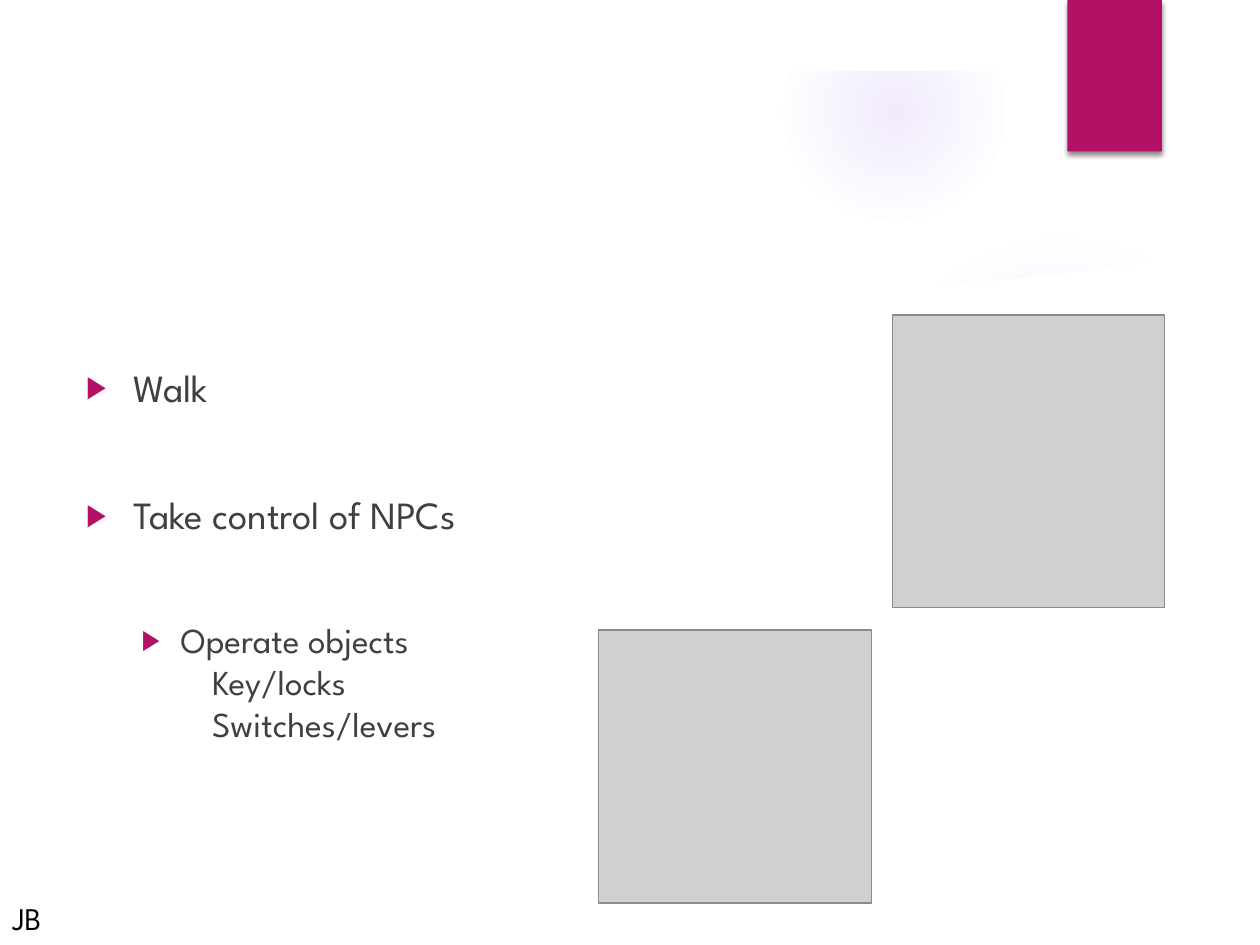
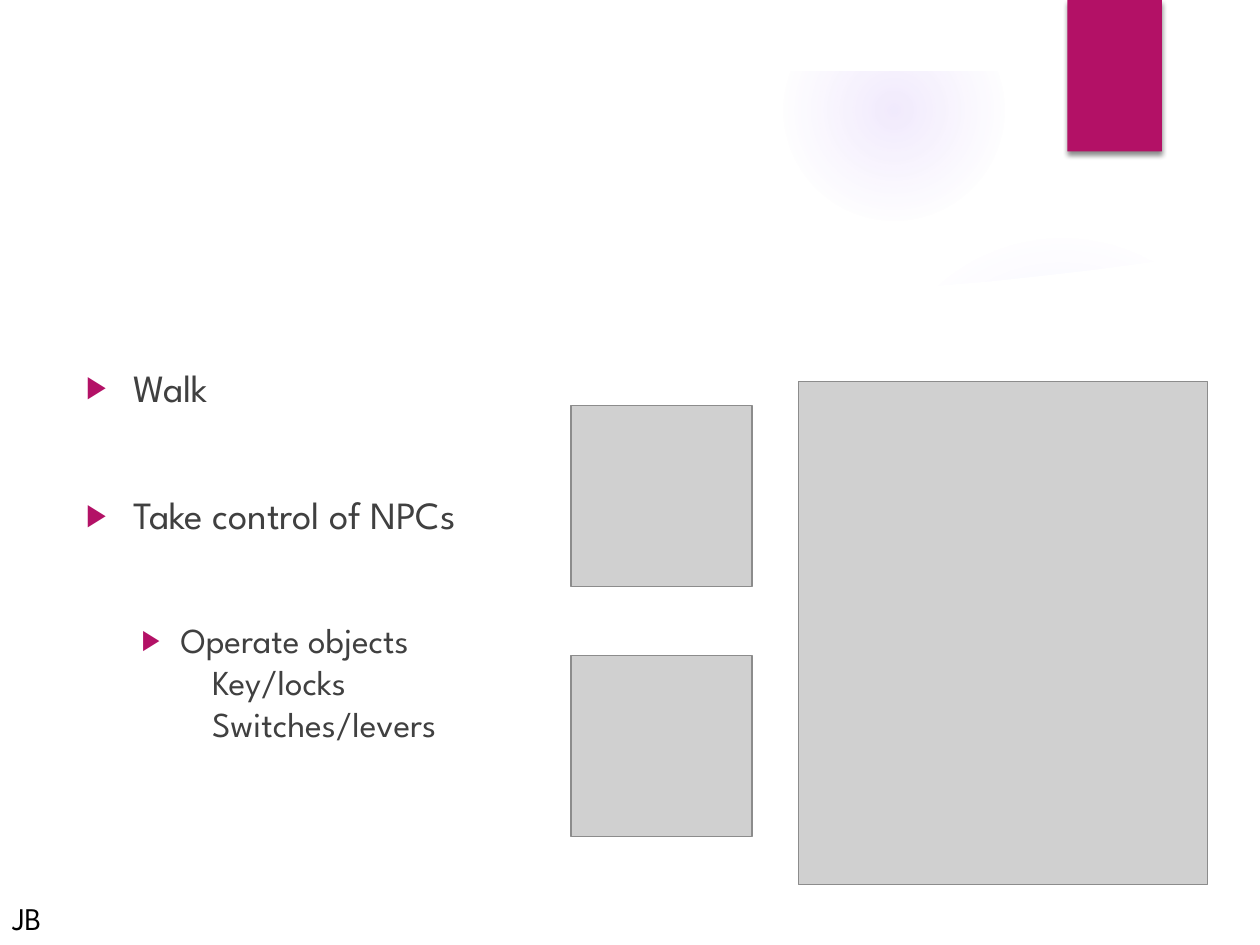
Before and after one commit to UoSGamesGroups/first-semester-l-4-5-group-5, a slide deck: slide 7 of Presentations/firstPresentation.pptx. Drawn at 1260x945 pixels with LibreOffice and Linux fonts; fonts in the diff are those of the drawing; grey boxes stand for pictures; background and template pictures are left out. Boxes give left, top, right and bottom in pixels: in the first picture for what was removed or moved away, otherwise in the second. Text is boxed around its words. In the diff, an @@ line names an element or a change of style, - is before the commit and + after.

Commit message:
Adjusted firstPresentation

```diff
--- a/Presentations/firstPresentation.pptx
+++ b/Presentations/firstPresentation.pptx
@@ picture removed at [892, 315, 1164, 607] @@
@@ picture added at [799, 382, 1208, 886] @@
@@ picture added at [571, 406, 752, 587] @@
@@ picture: place and size @@
-picture at [598, 630, 872, 903]
+picture at [571, 655, 752, 837]
```
